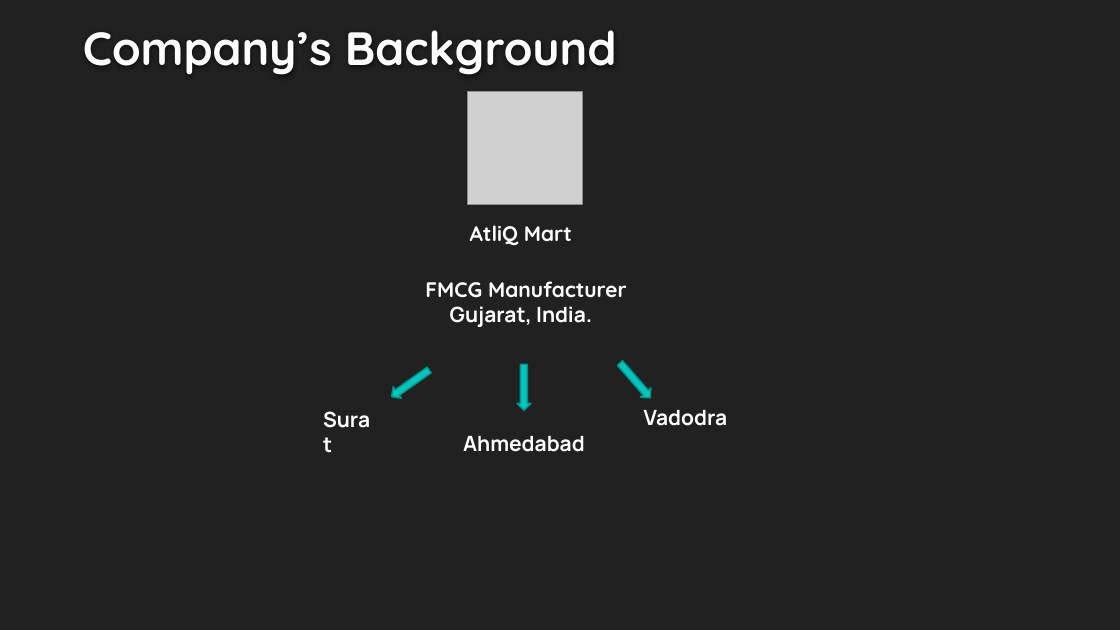
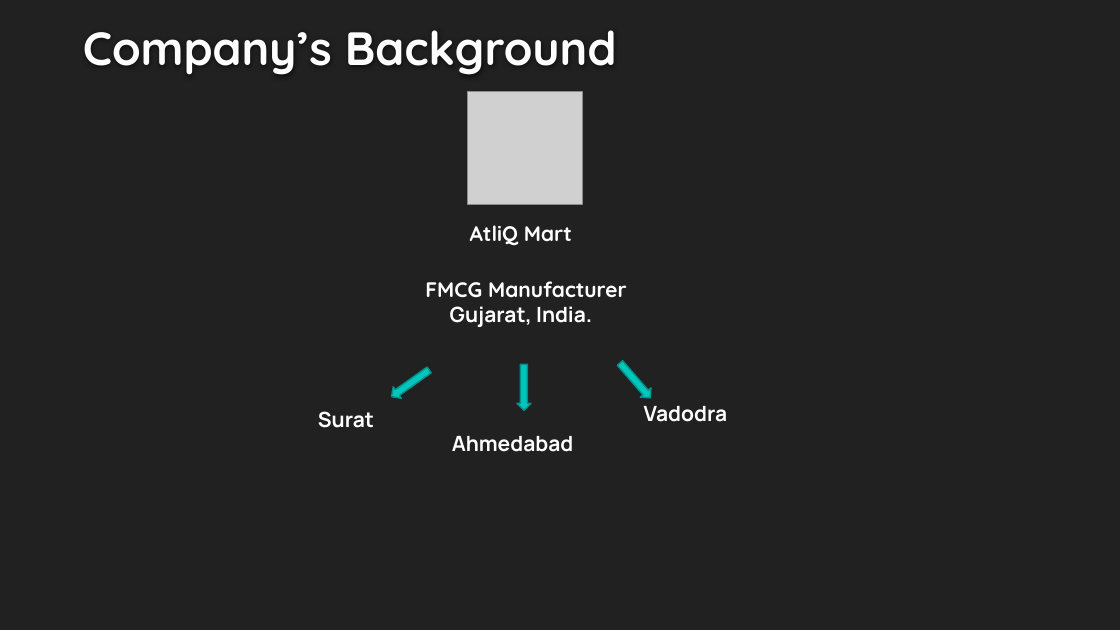
Before and after one commit to Naveen-S6/AtliQ_Mart_Supply_Chain_Analysis, a slide deck: slide 5 of Challenge_2_Presentation.pptx. Drawn at 1120x630 pixels with LibreOffice and Linux fonts; fonts in the diff are those of the drawing; grey boxes stand for pictures; background and template pictures are left out. Boxes give left, top, right and bottom in pixels: in the first picture for what was removed or moved away, otherwise in the second. Text is boxed around its words. In the diff, an @@ line names an element or a change of style, - is before the commit and + after.

```diff
--- a/Challenge_2_Presentation.pptx
+++ b/Challenge_2_Presentation.pptx
@@ text "Surat" rewrapped from box(315, 402, 388, 436) to box(318, 411, 374, 428) @@
@@ text "Vadodra": place and size @@
-text "Vadodra" at box(644, 410, 728, 426)
+text "Vadodra" at box(644, 406, 728, 422)
@@ text "Ahmedabad": place and size @@
-text "Ahmedabad" at box(463, 436, 585, 452)
+text "Ahmedabad" at box(452, 436, 574, 452)
```
Also in this commit, not shown: 3 other files.
